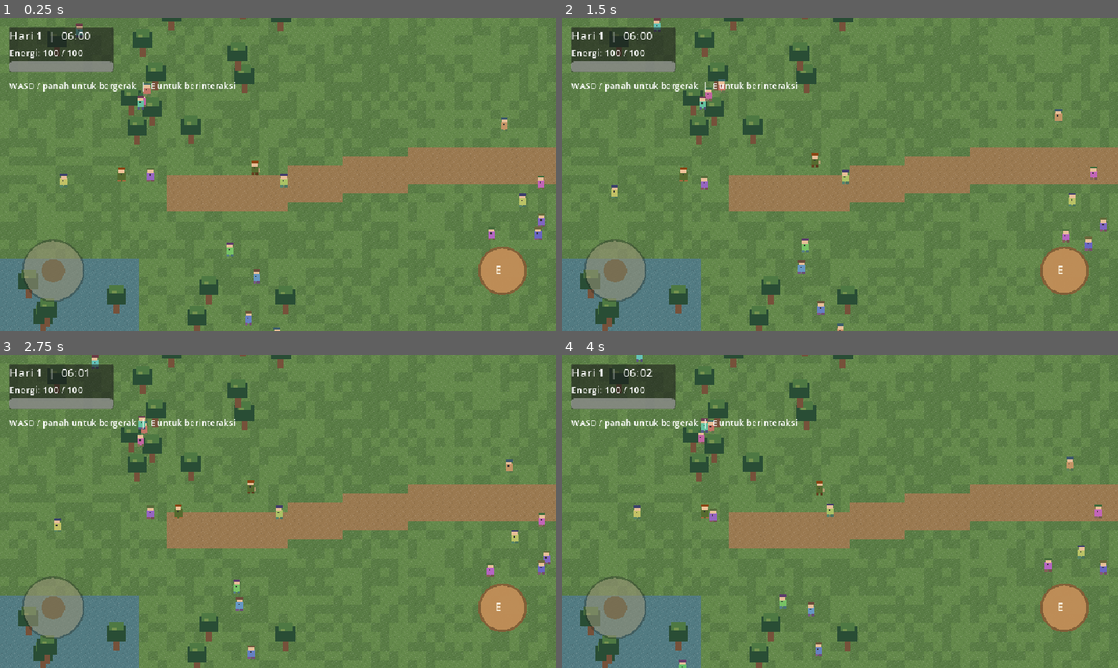
Above: before the commit, frames 1-4 (two rows, left to right).
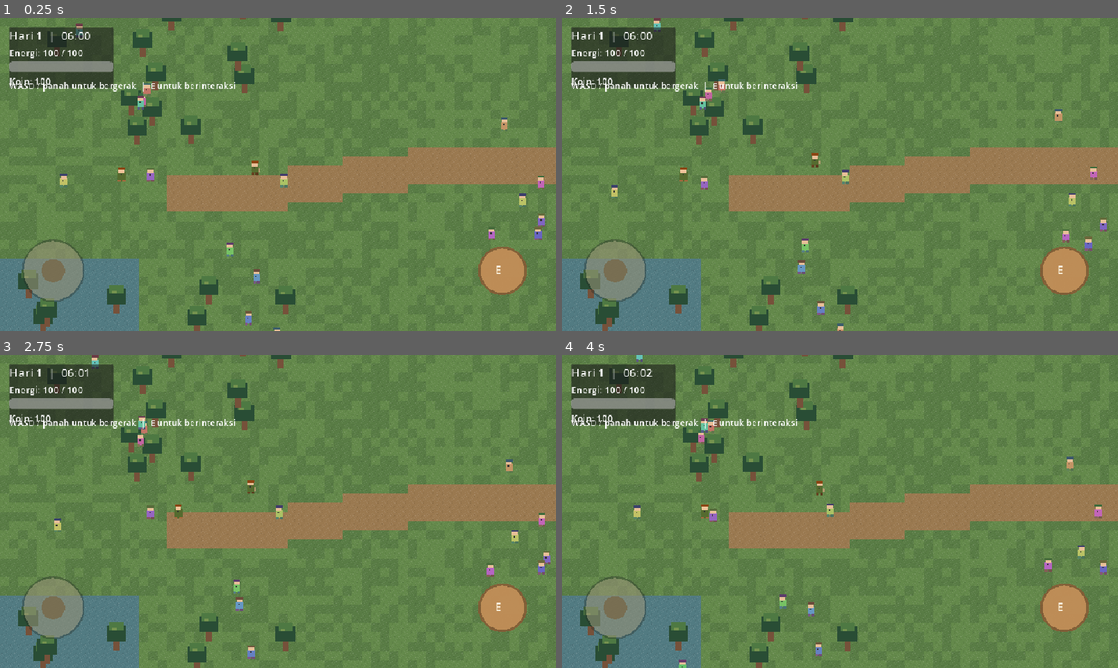
Above: after the commit, the same moments.

Repository: FerrDxD/hearthwood-rimba
Game: Godot game, scene res://scenes/Main.tscn
Two runs of this game, one before a commit and one after it. Both use one fixed random seed, a clock stepped at 60 frames per second and the inputs below.
Inputs (mouse positions are in pixels of both pictures, inside the frame that each line leads up to):
- Up to frame 1 (0.25 s): no input
- Up to frame 2 (1.5 s): tap Enter at 0.5 s; drag from (840, 174) to (895, 105) at 0.52 s; drag from (728, 190) to (812, 237) at 1.27 s
- Up to frame 3 (2.75 s): move the mouse to (333, 442) at 2.02 s; hold D (move_right) from 2.03 s (still down); hold E (interact) from 2.03 s (still down); click (333, 442) at 2.17 s
- Up to frame 4 (4 s): release D (move_right) at 2.75 s; release E (interact) at 2.75 s; drag from (812, 574) to (673, 464) at 2.77 s; move the mouse to (1006, 558) at 3.52 s; hold A (move_left) from 3.53 s (still down); hold E (interact) from 3.53 s (still down); click (1006, 558) at 3.67 s

The runs differ from the first frame. In frame 1, 0.9% of the frame differs, in the area x 1-21%, y 16-23%; in frame 2, 0.9%; in frame 3, 0.9%; in frame 4, 0.9%.

Commit message:
feat(fase 3): implementa toko pedagang
Co-authored-by: Copilot <223556219+Copilot@users.noreply.github.com>

Diff:
--- /dev/null
+++ b/data/shops.json
@@ -0,0 +1,19 @@
+{
+  "giral": {
+    "kategori": "Bahan",
+    "barang": [
+      { "id": "tepung", "nama": "Tepung", "harga": 20 },
+      { "id": "garam", "nama": "Garam", "harga": 10 },
+      { "id": "minyak", "nama": "Minyak", "harga": 20 },
+      { "id": "telur", "nama": "Telur", "harga": 10 }
+    ]
+  },
+  "talia": {
+    "kategori": "Perkakas",
+    "barang": [
+      { "id": "pisau_kecil", "nama": "Pisau kecil", "harga": 50 },
+      { "id": "caping", "nama": "Caping", "harga": 30 },
+      { "id": "tongkat", "nama": "Tongkat", "harga": 40 }
+    ]
+  }
+}
--- /dev/null
+++ b/scenes/ShopNPC.tscn
@@ -0,0 +1,7 @@
+[gd_scene load_steps=3 format=3]
+
+[ext_resource type="PackedScene" path="res://scenes/NPC.tscn" id="1_npc"]
+[ext_resource type="Script" path="res://scripts/npc/ShopNPC.gd" id="2_shop"]
+
+[node name="ShopNPC" instance=ExtResource("1_npc")]
+script = ExtResource("2_shop")
--- /dev/null
+++ b/scenes/ShopUI.tscn
@@ -0,0 +1,7 @@
+[gd_scene load_steps=2 format=3]
+
+[ext_resource type="Script" path="res://scripts/ui/ShopUI.gd" id="1_shop_ui"]
+
+[node name="ShopUI" type="CanvasLayer"]
+layer = 20
+script = ExtResource("1_shop_ui")
--- a/scripts/Main.gd
+++ b/scripts/Main.gd
@@ -3,6 +3,7 @@
 const WORLD_SCENE: PackedScene = preload("res://scenes/tilemap/MainTileset.tscn")
 const PLAYER_SCENE: PackedScene = preload("res://scenes/Player.tscn")
 const DIALOG_UI_SCENE: PackedScene = preload("res://scenes/DialogUI.tscn")
+const SHOP_UI_SCENE: PackedScene = preload("res://scenes/ShopUI.tscn")
 const PLAYER_START: Vector2 = Vector2(210.0, 432.0)
 
 var _world: HearthwoodWorld
@@ -10,8 +11,11 @@
 var _clock_label: Label
 var _energy_label: Label
 var _energy_bar: ProgressBar
+var _coins_label: Label
 var _hint_label: Label
 var _dialog_ui: HearthwoodDialogUI
+var _shop_ui: HearthwoodShopUI
+var _current_shopkeeper: HearthwoodShopNPC
 
 
 func _ready() -> void:
@@ -31,6 +35,10 @@
 	_create_hud()
 	_dialog_ui = DIALOG_UI_SCENE.instantiate()
 	add_child(_dialog_ui)
+	_shop_ui = SHOP_UI_SCENE.instantiate()
+	add_child(_shop_ui)
+	_shop_ui.talk_requested.connect(_on_shop_talk_requested)
+	_shop_ui.closed.connect(_on_shop_closed)
 	_connect_signals()
 	_update_hud()
 
@@ -46,6 +54,9 @@
 
 	var nearby_npc := _world.get_closest_named_npc(_player.global_position, 64.0)
 	if nearby_npc != null:
+		if nearby_npc is HearthwoodShopNPC:
+			_hint_label.text = "Belanja atau bicara dengan %s  |  E" % nearby_npc.get_display_name()
+			return
 		_hint_label.text = "Bicara dengan %s  |  E" % nearby_npc.get_display_name()
 		return
 
@@ -59,6 +70,7 @@
 	var game_state = get_node("/root/GameState")
 	var time_system = get_node("/root/TimeSystem")
 	game_state.energy_changed.connect(_update_energy)
+	game_state.coins_changed.connect(_update_coins)
 	time_system.hour_changed.connect(_update_hud)
 	time_system.day_changed.connect(_update_hud)
 	time_system.minute_changed.connect(_on_minute_changed)
@@ -90,6 +102,9 @@
 	_energy_bar.max_value = 100.0
 	_energy_bar.show_percentage = false
 	status_layout.add_child(_energy_bar)
+
+	_coins_label = Label.new()
+	status_layout.add_child(_coins_label)
 
 	_hint_label = Label.new()
 	_hint_label.position = Vector2(16.0, 106.0)
@@ -112,6 +127,7 @@
 		game_state.current_minute,
 	]
 	_update_energy(game_state.energy)
+	_update_coins(game_state.coins)
 
 
 func _update_energy(value: int) -> void:
@@ -119,16 +135,58 @@
 	_energy_bar.value = value
 
 
+func _update_coins(value: int) -> void:
+	_coins_label.text = "Koin: %d" % value
+
+
 func _on_minute_changed(_day: int, _hour: int, _minute: int) -> void:
 	_update_hud()
 
 
+func _on_shop_talk_requested(shop_id: String) -> void:
+	if not is_instance_valid(_current_shopkeeper) or _current_shopkeeper.npc_id != shop_id:
+		push_error("Shop dialogue requested without a matching shopkeeper.")
+		return
+	_dialog_ui.open_dialog(
+		_current_shopkeeper.get_display_name(),
+		_current_shopkeeper.get_role(),
+		_current_shopkeeper.get_dialogue()
+	)
+	_current_shopkeeper.mark_met()
+
+
+func _on_shop_hours_changed(is_open: bool) -> void:
+	if not is_open and _shop_ui.is_open():
+		_shop_ui.close_shop()
+
+
+func _on_shop_closed() -> void:
+	if is_instance_valid(_current_shopkeeper):
+		var hours_changed_callback := Callable(self, "_on_shop_hours_changed")
+		if _current_shopkeeper.shop_hours_changed.is_connected(hours_changed_callback):
+			_current_shopkeeper.shop_hours_changed.disconnect(hours_changed_callback)
+	_current_shopkeeper = null
+
+
 func _interact() -> void:
-	if _dialog_ui.is_open():
+	if _dialog_ui.is_open() or _shop_ui.is_open():
 		return
 
 	var nearby_npc := _world.get_closest_named_npc(_player.global_position, 56.0)
 	if nearby_npc != null:
+		if nearby_npc is HearthwoodShopNPC:
+			_current_shopkeeper = nearby_npc as HearthwoodShopNPC
+			if not _shop_ui.open_shop(
+				_current_shopkeeper.npc_id,
+				_current_shopkeeper.get_display_name(),
+				_current_shopkeeper.get_discount_percent()
+			):
+				_current_shopkeeper = null
+			else:
+				var hours_changed_callback := Callable(self, "_on_shop_hours_changed")
+				if not _current_shopkeeper.shop_hours_changed.is_connected(hours_changed_callback):
+					_current_shopkeeper.shop_hours_changed.connect(hours_changed_callback)
+			return
 		_dialog_ui.open_dialog(
 			nearby_npc.get_display_name(),
 			nearby_npc.get_role(),
--- a/scripts/autoload/GameState.gd
+++ b/scripts/autoload/GameState.gd
@@ -1,15 +1,21 @@
 extends Node
 
 signal energy_changed(new_value: int)
+signal coins_changed(new_value: int)
+signal inventory_changed
 signal state_changed
 
 const MAX_ENERGY: int = 100
+const STARTING_COINS: int = 100
 
 var player_name: String = "Pengelana"
 var current_day: int = 1
 var current_hour: int = 6
 var current_minute: int = 0
 var energy: int = MAX_ENERGY
+var coins: int = STARTING_COINS
+var inventory: Dictionary = {}
+var npc_heart_levels: Dictionary = {}
 var reputation: int = 0
 var warung_tier: int = 0
 
@@ -28,3 +34,22 @@
 	energy = roundi(MAX_ENERGY * recovery_ratio)
 	energy_changed.emit(energy)
 	state_changed.emit()
+
+
+func get_npc_heart_level(npc_id: String) -> int:
+	return int(npc_heart_levels.get(npc_id, 0))
+
+
+func purchase_item(item_id: String, price: int) -> bool:
+	if item_id.is_empty() or price <= 0:
+		push_error("A purchase requires a valid item ID and a positive price.")
+		return false
+	if coins < price:
+		return false
+
+	coins -= price
+	inventory[item_id] = int(inventory.get(item_id, 0)) + 1
+	coins_changed.emit(coins)
+	inventory_changed.emit()
+	state_changed.emit()
+	return true
--- a/scripts/npc/NPC.gd
+++ b/scripts/npc/NPC.gd
@@ -101,6 +101,10 @@
 
 func get_role() -> String:
 	return _role
+
+
+func get_npc_data() -> Dictionary:
+	return _npc_data
 
 
 func get_dialogue() -> String:
--- /dev/null
+++ b/scripts/npc/ShopNPC.gd
@@ -0,0 +1,58 @@
+extends "res://scripts/npc/NPC.gd"
+class_name HearthwoodShopNPC
+
+signal shop_hours_changed(is_open: bool)
+
+const HEART_TWO_DISCOUNT_PERCENT: int = 5
+const HEART_THREE_DISCOUNT_PERCENT: int = 15
+
+var _shop_hours: Dictionary = {}
+var _valid_shop_hours: bool = false
+var _previous_open_state: bool = false
+
+
+func _ready() -> void:
+	super._ready()
+	var hours: Variant = get_npc_data().get("jam_buka")
+	if typeof(hours) != TYPE_DICTIONARY:
+		push_error("Shop NPC is missing valid jam_buka data: %s" % npc_id)
+		return
+	if not hours.has("mulai") or not hours.has("selesai"):
+		push_error("Shop NPC jam_buka must include mulai and selesai: %s" % npc_id)
+		return
+
+	_shop_hours = hours
+	_valid_shop_hours = true
+	_previous_open_state = is_shop_open()
+	get_node("/root/TimeSystem").minute_changed.connect(_on_shop_clock_changed)
+
+
+func can_interact() -> bool:
+	return super.can_interact() and is_shop_open()
+
+
+func is_shop_open() -> bool:
+	if not _valid_shop_hours:
+		return false
+	var game_state = get_node("/root/GameState")
+	var time_of_day := float(game_state.current_hour % 24) + float(game_state.current_minute) / 60.0
+	return (
+		time_of_day >= float(_shop_hours["mulai"])
+		and time_of_day < float(_shop_hours["selesai"])
+	)
+
+
+func get_discount_percent() -> int:
+	var heart_level: int = get_node("/root/GameState").get_npc_heart_level(npc_id)
+	if heart_level >= 3:
+		return HEART_THREE_DISCOUNT_PERCENT
+	if heart_level >= 2:
+		return HEART_TWO_DISCOUNT_PERCENT
+	return 0
+
+
+func _on_shop_clock_changed(_day: int, _hour: int, _minute: int) -> void:
+	var current_open_state := is_shop_open()
+	if current_open_state != _previous_open_state:
+		_previous_open_state = current_open_state
+		shop_hours_changed.emit(current_open_state)
--- /dev/null
+++ b/scripts/ui/ShopUI.gd
@@ -0,0 +1,260 @@
+extends CanvasLayer
+class_name HearthwoodShopUI
+
+signal talk_requested(shop_id: String)
+signal closed
+
+const HEART_TWO_DISCOUNT_PERCENT: int = 5
+const HEART_THREE_DISCOUNT_PERCENT: int = 15
+const CATALOG_PATH: String = "res://data/shops.json"
+
+var _interface: Control
+var _title_label: Label
+var _wallet_label: Label
+var _discount_label: Label
+var _status_label: Label
+var _goods_container: VBoxContainer
+var _shop_id: String = ""
+var _discount_percent: int = 0
+var _goods: Array[Dictionary] = []
+
+
+func _ready() -> void:
+	_create_interface()
+	var game_state = get_node("/root/GameState")
+	game_state.coins_changed.connect(_update_wallet)
+	game_state.inventory_changed.connect(_refresh_goods)
+
+
+func open_shop(shop_id: String, merchant_name: String, discount_percent: int) -> bool:
+	var catalog := _load_catalog()
+	if not catalog.has(shop_id):
+		push_error("Shop catalog entry not found: %s" % shop_id)
+		return false
+
+	var store: Variant = catalog[shop_id]
+	if typeof(store) != TYPE_DICTIONARY:
+		push_error("Shop catalog entry must be an object: %s" % shop_id)
+		return false
+	var goods: Variant = store.get("barang")
+	if typeof(goods) != TYPE_ARRAY or goods.is_empty():
+		push_error("Shop catalog entry has no goods: %s" % shop_id)
+		return false
+	if not _validate_goods(shop_id, goods):
+		return false
+
+	_shop_id = shop_id
+	_discount_percent = clampi(discount_percent, 0, HEART_THREE_DISCOUNT_PERCENT)
+	_goods.clear()
+	for item in goods:
+		_goods.append(item)
+
+	_title_label.text = "Toko %s - %s" % [str(store.get("kategori", "")), merchant_name]
+	_discount_label.text = "Diskon kedekatan: %d%%" % _discount_percent
+	_status_label.text = ""
+	_update_wallet()
+	_refresh_goods()
+	_interface.visible = true
+	return true
+
+
+func close_shop() -> void:
+	if not _interface.visible:
+		return
+	_interface.visible = false
+	closed.emit()
+
+
+func is_open() -> bool:
+	return _interface.visible
+
+
+func _load_catalog() -> Dictionary:
+	if not FileAccess.file_exists(CATALOG_PATH):
+		push_error("Shop catalog file not found: %s" % CATALOG_PATH)
+		return {}
+	var file := FileAccess.open(CATALOG_PATH, FileAccess.READ)
+	if file == null:
+		push_error("Could not read shop catalog file: %s" % CATALOG_PATH)
+		return {}
+
+	var parsed: Variant = JSON.parse_string(file.get_as_text())
+	if typeof(parsed) != TYPE_DICTIONARY:
+		push_error("Shop catalog must be a JSON object: %s" % CATALOG_PATH)
+		return {}
+	return parsed
+
+
+func _validate_goods(shop_id: String, goods: Array) -> bool:
+	for item in goods:
+		if typeof(item) != TYPE_DICTIONARY:
+			push_error("Shop goods must be JSON objects: %s" % shop_id)
+			return false
+		for key in ["id", "nama", "harga"]:
+			if not item.has(key):
+				push_error("Shop item is missing '%s': %s" % [key, shop_id])
+				return false
+		var price_type: int = typeof(item["harga"])
+		if (
+			typeof(item["id"]) != TYPE_STRING
+			or typeof(item["nama"]) != TYPE_STRING
+			or str(item["id"]).is_empty()
+			or str(item["nama"]).is_empty()
+			or price_type != TYPE_INT
+			and price_type != TYPE_FLOAT
+			or float(item["harga"]) <= 0.0
+		):
+			push_error("Shop item has invalid id, name, or price: %s" % shop_id)
+			return false
+	return true
+
+
+func _create_interface() -> void:
+	_interface = Control.new()
+	_interface.set_anchors_and_offsets_preset(Control.PRESET_FULL_RECT)
+	_interface.mouse_filter = Control.MOUSE_FILTER_STOP
+	_interface.visible = false
+	add_child(_interface)
+
+	var shade := ColorRect.new()
+	shade.set_anchors_and_offsets_preset(Control.PRESET_FULL_RECT)
+	shade.color = Color(0.08, 0.1, 0.08, 0.52)
+	shade.mouse_filter = Control.MOUSE_FILTER_IGNORE
+	_interface.add_child(shade)
+
+	var panel := PanelContainer.new()
+	panel.anchor_left = 0.12
+	panel.anchor_top = 0.1
+	panel.anchor_right = 0.88
+	panel.anchor_bottom = 0.9
+	_interface.add_child(panel)
+
+	var panel_style := StyleBoxFlat.new()
+	panel_style.bg_color = Color("#f5f5dc")
+	panel_style.border_color = Color("#8fbc8f")
+	panel_style.set_border_width_all(3)
+	panel_style.set_corner_radius_all(8)
+	panel_style.content_margin_left = 18.0
+	panel_style.content_margin_top = 14.0
+	panel_style.content_margin_right = 18.0
+	panel_style.content_margin_bottom = 14.0
+	panel.add_theme_stylebox_override("panel", panel_style)
+
+	var layout := VBoxContainer.new()
+	layout.add_theme_constant_override("separation", 8)
+	panel.add_child(layout)
+
+	_title_label = Label.new()
+	_title_label.add_theme_font_size_override("font_size", 22)
+	_title_label.add_theme_color_override("font_color", Color("#5d422c"))
+	layout.add_child(_title_label)
+
+	var summary := HBoxContainer.new()
+	layout.add_child(summary)
+
+	_wallet_label = Label.new()
+	_wallet_label.add_theme_font_size_override("font_size", 17)
+	summary.add_child(_wallet_label)
+
+	var summary_spacer := Control.new()
+	summary_spacer.size_flags_horizontal = Control.SIZE_EXPAND_FILL
+	summary.add_child(summary_spacer)
+
+	_discount_label = Label.new()
+	_discount_label.add_theme_font_size_override("font_size", 16)
+	summary.add_child(_discount_label)
+
+	var scroll_container := ScrollContainer.new()
+	scroll_container.size_flags_vertical = Control.SIZE_EXPAND_FILL
+	scroll_container.custom_minimum_size = Vector2(0.0, 170.0)
+	layout.add_child(scroll_container)
+
+	_goods_container = VBoxContainer.new()
+	_goods_container.size_flags_horizontal = Control.SIZE_EXPAND_FILL
+	scroll_container.add_child(_goods_container)
+
+	_status_label = Label.new()
+	_status_label.autowrap_mode = TextServer.AUTOWRAP_WORD_SMART
+	_status_label.add_theme_font_size_override("font_size", 15)
+	layout.add_child(_status_label)
+
+	var footer := HBoxContainer.new()
+	layout.add_child(footer)
+
+	var talk_button := Button.new()
+	talk_button.text = "Bicara"
+	talk_button.custom_minimum_size = Vector2(112.0, 48.0)
+	talk_button.pressed.connect(_talk_to_merchant)
+	footer.add_child(talk_button)
+
+	var footer_spacer := Control.new()
+	footer_spacer.size_flags_horizontal = Control.SIZE_EXPAND_FILL
+	footer.add_child(footer_spacer)
+
+	var close_button := Button.new()
+	close_button.text = "Batal"
+	close_button.custom_minimum_size = Vector2(112.0, 48.0)
+	close_button.pressed.connect(close_shop)
+	footer.add_child(close_button)
+
+
+func _refresh_goods() -> void:
+	if _goods_container == null:
+		return
+	for child in _goods_container.get_children():
+		child.queue_free()
+
+	var game_state = get_node("/root/GameState")
+	for item in _goods:
+		var row := HBoxContainer.new()
+		_goods_container.add_child(row)
+
+		var item_label := Label.new()
+		item_label.size_flags_horizontal = Control.SIZE_EXPAND_FILL
+		item_label.add_theme_font_size_override("font_size", 17)
+		var base_price := int(item["harga"])
+		var final_price := _calculate_price(base_price, _discount_percent)
+		var owned_count := int(game_state.inventory.get(str(item["id"]), 0))
+		if _discount_percent > 0:
+			item_label.text = "%s  %d -> %d koin  (milik: %d)" % [
+				str(item["nama"]),
+				base_price,
+				final_price,
+				owned_count,
+			]
+		else:
+			item_label.text = "%s  %d koin  (milik: %d)" % [
+				str(item["nama"]),
+				final_price,
+				owned_count,
+			]
+		row.add_child(item_label)
+
+		var buy_button := Button.new()
+		buy_button.text = "Beli"
+		buy_button.custom_minimum_size = Vector2(92.0, 48.0)
+		buy_button.pressed.connect(_buy_item.bind(item))
+		row.add_child(buy_button)
+
+
+func _update_wallet(_new_value: int = 0) -> void:
+	_wallet_label.text = "Koin: %d" % get_node("/root/GameState").coins
+
+
+func _calculate_price(base_price: int, discount_percent: int) -> int:
+	return maxi(1, floori(float(base_price) * (100.0 - discount_percent) / 100.0))
+
+
+func _buy_item(item: Dictionary) -> void:
+	var final_price := _calculate_price(int(item["harga"]), _discount_percent)
+	var game_state = get_node("/root/GameState")
+	if not game_state.purchase_item(str(item["id"]), final_price):
+		_status_label.text = "Koin tidak cukup untuk membeli %s." % str(item["nama"])
+		return
+	_status_label.text = "%s dibeli seharga %d koin." % [str(item["nama"]), final_price]
+
+
+func _talk_to_merchant() -> void:
+	var shop_id := _shop_id
+	talk_requested.emit(shop_id)
+	close_shop()
--- a/scripts/world/World.gd
+++ b/scripts/world/World.gd
@@ -7,6 +7,7 @@
 const BED_POSITION: Vector2 = Vector2(1320.0, 476.0)
 const BED_INTERACTION_RADIUS: float = 76.0
 const NPC_SCENE: PackedScene = preload("res://scenes/NPC.tscn")
+const SHOP_NPC_SCENE: PackedScene = preload("res://scenes/ShopNPC.tscn")
 const NAMED_NPC_IDS: Array[String] = [
 	"giral",
 	"talia",
@@ -150,7 +151,10 @@
 			continue
 		if not _validate_schedule_segments(npc_id, segments):
 			continue
-		var npc := NPC_SCENE.instantiate() as HearthwoodNPC
+		var npc_scene: PackedScene = NPC_SCENE
+		if npc_id == "giral" or npc_id == "talia":
+			npc_scene = SHOP_NPC_SCENE
+		var npc := npc_scene.instantiate() as HearthwoodNPC
 		npc.configure_named(
 			npc_id,
 			"res://data/npcs/%s.json" % npc_id,
--- /dev/null
+++ b/tests/ShopSystemTest.gd
@@ -0,0 +1,109 @@
+extends SceneTree
+
+const SHOP_NPC_SCENE: PackedScene = preload("res://scenes/ShopNPC.tscn")
+const SHOP_UI_SCENE: PackedScene = preload("res://scenes/ShopUI.tscn")
+
+
+func _initialize() -> void:
+	call_deferred("_run_tests")
+
+
+func _run_tests() -> void:
+	var game_state = root.get_node("GameState")
+	var time_system = root.get_node("TimeSystem")
+	var schedules_file := FileAccess.open("res://data/schedules.json", FileAccess.READ)
+	var schedules: Dictionary = JSON.parse_string(schedules_file.get_as_text())
+
+	var giral := SHOP_NPC_SCENE.instantiate() as HearthwoodShopNPC
+	giral.configure_named("giral", "res://data/npcs/giral.json", schedules["giral"])
+	root.add_child(giral)
+	await process_frame
+
+	game_state.current_hour = 7
+	game_state.current_minute = 0
+	time_system.minute_changed.emit(game_state.current_day, 7, 0)
+	if not giral.is_shop_open() or not giral.can_interact():
+		push_error("Giral should be open from 07:00.")
+		quit(1)
+		return
+
+	game_state.current_hour = 12
+	time_system.minute_changed.emit(game_state.current_day, 12, 0)
+	if giral.is_shop_open() or giral.can_interact():
+		push_error("Giral should be closed at 12:00.")
+		quit(1)
+		return
+
+	var talia := SHOP_NPC_SCENE.instantiate() as HearthwoodShopNPC
+	talia.configure_named("talia", "res://data/npcs/talia.json", schedules["talia"])
+	root.add_child(talia)
+	game_state.current_hour = 13
+	time_system.minute_changed.emit(game_state.current_day, 13, 0)
+	if not talia.is_shop_open() or not talia.can_interact():
+		push_error("Talia should be open from 13:00.")
+		quit(1)
+		return
+
+	game_state.current_hour = 18
+	time_system.minute_changed.emit(game_state.current_day, 18, 0)
+	if talia.is_shop_open() or talia.can_interact():
+		push_error("Talia should be closed at 18:00.")
+		quit(1)
+		return
+
+	game_state.npc_heart_levels.clear()
+	if giral.get_discount_percent() != 0:
+		push_error("Merchants should have no discount before heart level 2.")
+		quit(1)
+		return
+	game_state.npc_heart_levels["giral"] = 2
+	if giral.get_discount_percent() != 5:
+		push_error("Heart level 2 should grant a 5% merchant discount.")
+		quit(1)
+		return
+	game_state.npc_heart_levels["giral"] = 3
+	if giral.get_discount_percent() != 15:
+		push_error("Heart level 3 should grant a 15% merchant discount.")
+		quit(1)
+		return
+
+	game_state.npc_heart_levels.clear()
+	game_state.coins = game_state.STARTING_COINS
+	game_state.inventory.clear()
+	var shop_ui := SHOP_UI_SCENE.instantiate() as HearthwoodShopUI
+	root.add_child(shop_ui)
+	await process_frame
+	if not shop_ui.open_shop("giral", "Giral", 5):
+		push_error("Giral shop UI did not open.")
+		quit(1)
+		return
+
+	var buy_button := _find_button(shop_ui, "Beli")
+	if buy_button == null:
+		push_error("Shop UI did not create a buy button.")
+		quit(1)
+		return
+	buy_button.pressed.emit()
+	if game_state.coins != 81 or int(game_state.inventory.get("tepung", 0)) != 1:
+		push_error("Discounted purchase did not update coins and inventory correctly.")
+		quit(1)
+		return
+
+	game_state.coins = 0
+	if game_state.purchase_item("garam", 10) or game_state.inventory.has("garam"):
+		push_error("An unaffordable purchase should not change inventory.")
+		quit(1)
+		return
+
+	print("Shop opening hours, discounts, UI, and purchase tests passed.")
+	quit(0)
+
+
+func _find_button(parent: Node, button_text: String) -> Button:
+	for child in parent.get_children():
+		if child is Button and child.text == button_text:
+			return child
+		var nested_button := _find_button(child, button_text)
+		if nested_button != null:
+			return nested_button
+	return null
Not shown, added: scripts/npc/ShopNPC.gd.uid
Not shown, added: scripts/ui/ShopUI.gd.uid
Not shown, added: tests/ShopSystemTest.gd.uid
Not shown, changed: ARCHITECT.md
Not shown, changed: DESIGN.md
Not shown, changed: MILESTONES.md
